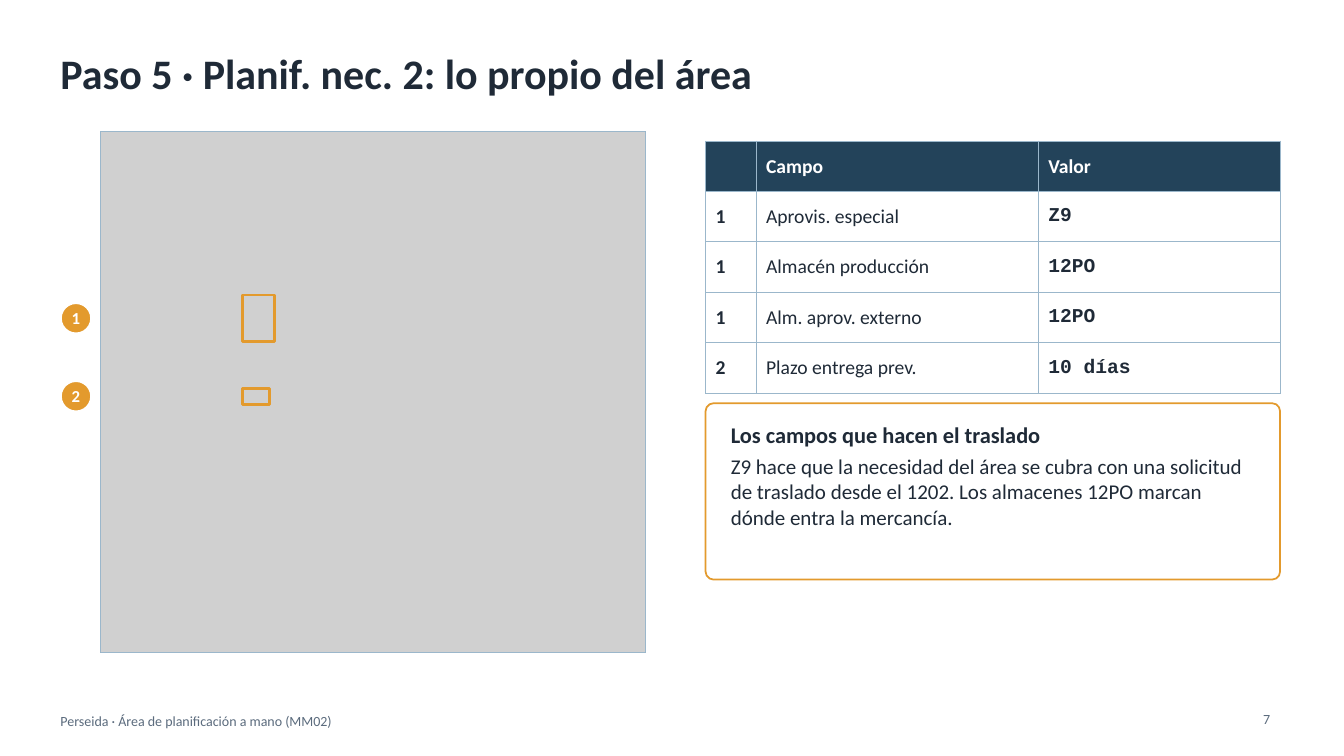
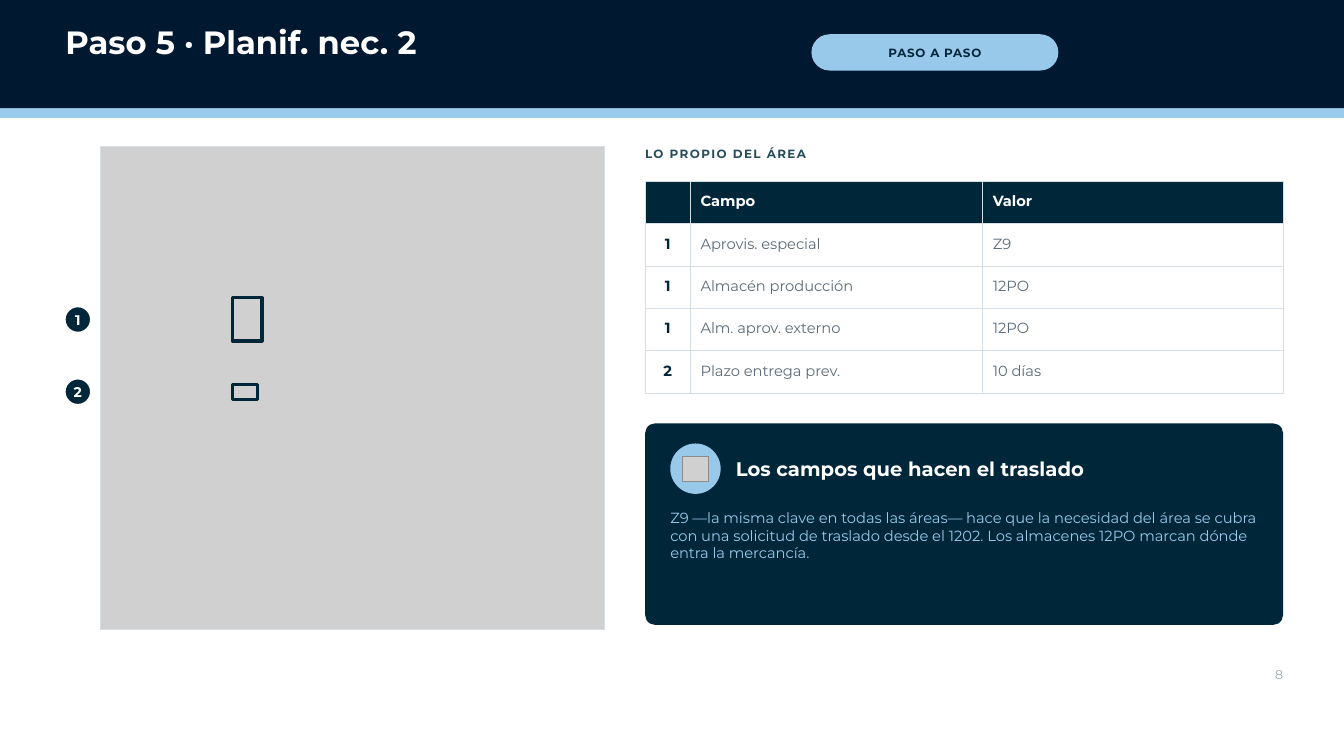
Before and after one commit to Enrique24799/PERSEIDA, a slide deck: slide 8 of manuales/Manual_MM02_area_planificacion.pptx (slide 7 before the commit). Drawn at 1344x756 pixels with LibreOffice and Linux fonts; fonts in the diff are those of the drawing; grey boxes stand for pictures; background and template pictures are left out. Boxes give left, top, right and bottom in pixels: in the first picture for what was removed or moved away, otherwise in the second. Text is boxed around its words. In the diff, an @@ line names an element or a change of style, - is before the commit and + after.

```diff
--- a/manuales/Manual_MM02_area_planificacion.pptx
+++ b/manuales/Manual_MM02_area_planificacion.pptx
@@ rectangle added at [0,0,1344,108], fill #001930 @@
@@ title "Paso 5 · Planif. nec. ..." at [65,28,417,55]: vertical alignment middle to top @@
@@ title at [65,28,417,55]: text changed; size 30 to 23 pt; font Calibri to Montserrat; text colour #1F2A37 to #FFFFFF @@
-Paso 5 · Planif. nec. 2: lo propio del área
+Paso 5 · Planif. nec. 2
@@ rounded rectangle added at [812,34,1059,71], fill #98C9EB, 8.5 pt, text #00263A, bold @@
+PASO A PASO
@@ rectangle added at [0,100,1344,118], fill #9BCBEB @@
@@ picture: place and size @@
-picture at [101,131,645,653]
+picture at [101,146,605,629]
@@ rectangle: place and size @@
-rectangle at [101,131,645,653]
+rectangle at [101,146,605,629]
@@ rectangle at [101,146,605,629]: outline #9BB7CB 0.75 pt to #D7DFE6 0.75 pt @@
@@ text added at [645,147,806,158], 8.5 pt, text #244C5A, bold @@
+LO PROPIO DEL ÁREA
@@ table at [645,181,1284,393] @@
@@ fill #23435A to #00263A in row 1 @@
@@ size 14 to 10.5 pt @@
@@ font Calibri to Montserrat in "Campo", "Valor", "1", "Aprovis. especial" and 6 more places @@
@@ text colour #1F2A37 to #00263A in "1", "1", "1", "2" @@
@@ text colour #1F2A37 to #5B6B78 in "Aprovis. especial", "Z9", "Almacén producción", "12PO" and 4 more places @@
@@ font Courier New to Montserrat, bold off in "Z9", "12PO", "12PO", "10 días" @@
@@ alignment left to centre @@
@@ borders changed @@
@@ table: place and size @@
-table at [706,141,1280,382]
+table at [645,181,1284,393]
@@ rectangle: place and size @@
-rectangle at [243,295,275,342]
+rectangle at [233,298,262,342]
@@ rectangle at [233,298,262,342]: outline #E39A2D 2 pt to #00263A 2.25 pt @@
@@ ellipse "1": place and size @@
-ellipse "1" at [60,303,91,334]
+ellipse "1" at [65,307,91,333]
@@ ellipse "1" at [65,307,91,333]: size 12 to 10 pt, font Calibri to Montserrat; fill #E39A2D to #00263A @@
@@ ellipse "2" at [65,379,91,405]: size 12 to 10 pt, font Calibri to Montserrat; fill #E39A2D to #00263A @@
@@ ellipse "2": place and size @@
-ellipse "2" at [60,381,91,411]
+ellipse "2" at [65,379,91,405]
@@ rectangle at [233,384,258,399]: outline #E39A2D 2 pt to #00263A 2.25 pt @@
@@ rectangle: place and size @@
-rectangle at [243,388,270,404]
+rectangle at [233,384,258,399]
@@ rounded rectangle: place and size @@
-rounded rectangle at [706,403,1280,580]
+rounded rectangle at [645,423,1284,625]
@@ rounded rectangle at [645,423,1284,625]: fill #FFFFFF to #00263A; outline #E39A2D 1.25 pt to none; proportions changed @@
@@ ellipse added at [670,444,721,494], fill #98C9EB @@
@@ picture added at [684,457,709,482] @@
@@ text added at [736,461,1084,480], 14 pt, text #FFFFFF, bold @@
+Los campos que hacen el traslado
@@ text at [670,512,1257,558]: text changed; size 15 to 10.5 pt; font Calibri to Montserrat; text colour #1F2A37 to #98C9EB @@
-Los campos que hacen el traslado
-Z9 hace que la necesidad del área se cubra con una solicitud de traslado desde el 1202. Los almacenes 12PO marcan dónde entra la mercancía.
+Z9 —la misma clave en todas las áreas— hace que la necesidad del área se cubra con una solicitud de traslado desde el 1202. Los almacenes 12PO marcan dónde entra la mercancía.
@@ page number added at [1275,670,1283,679], 9 pt, text #9AA9B4 @@
+8
@@ text removed at [60,714,331,728] @@
-Perseida · Área de planificación a mano (MM02)
@@ page number removed at [1263,715,1270,724] @@
-7
```
Also in this commit, not shown: 9 other slides changed, 2 slides added, 1 slide removed, 2 other files.
